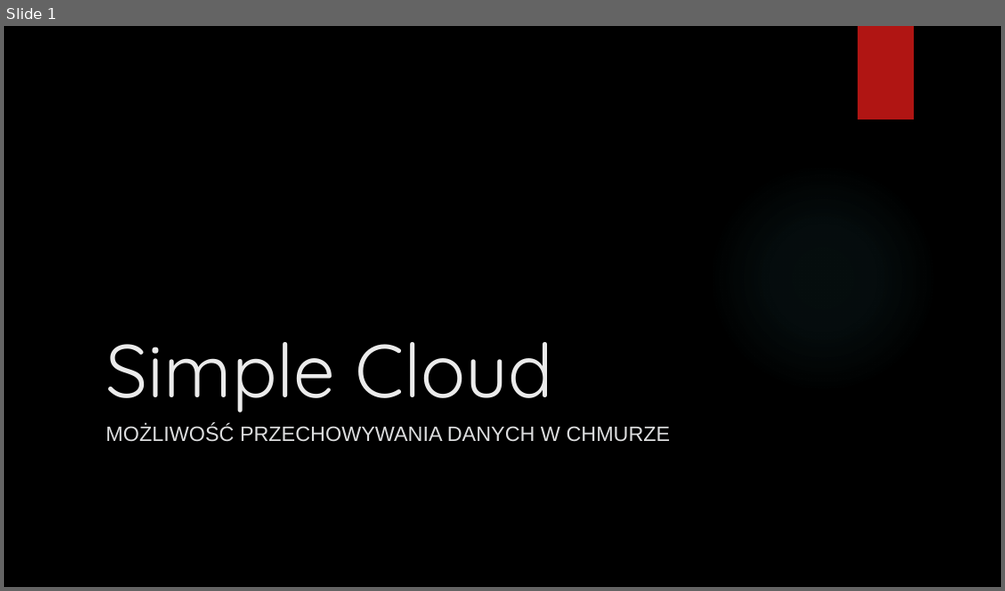
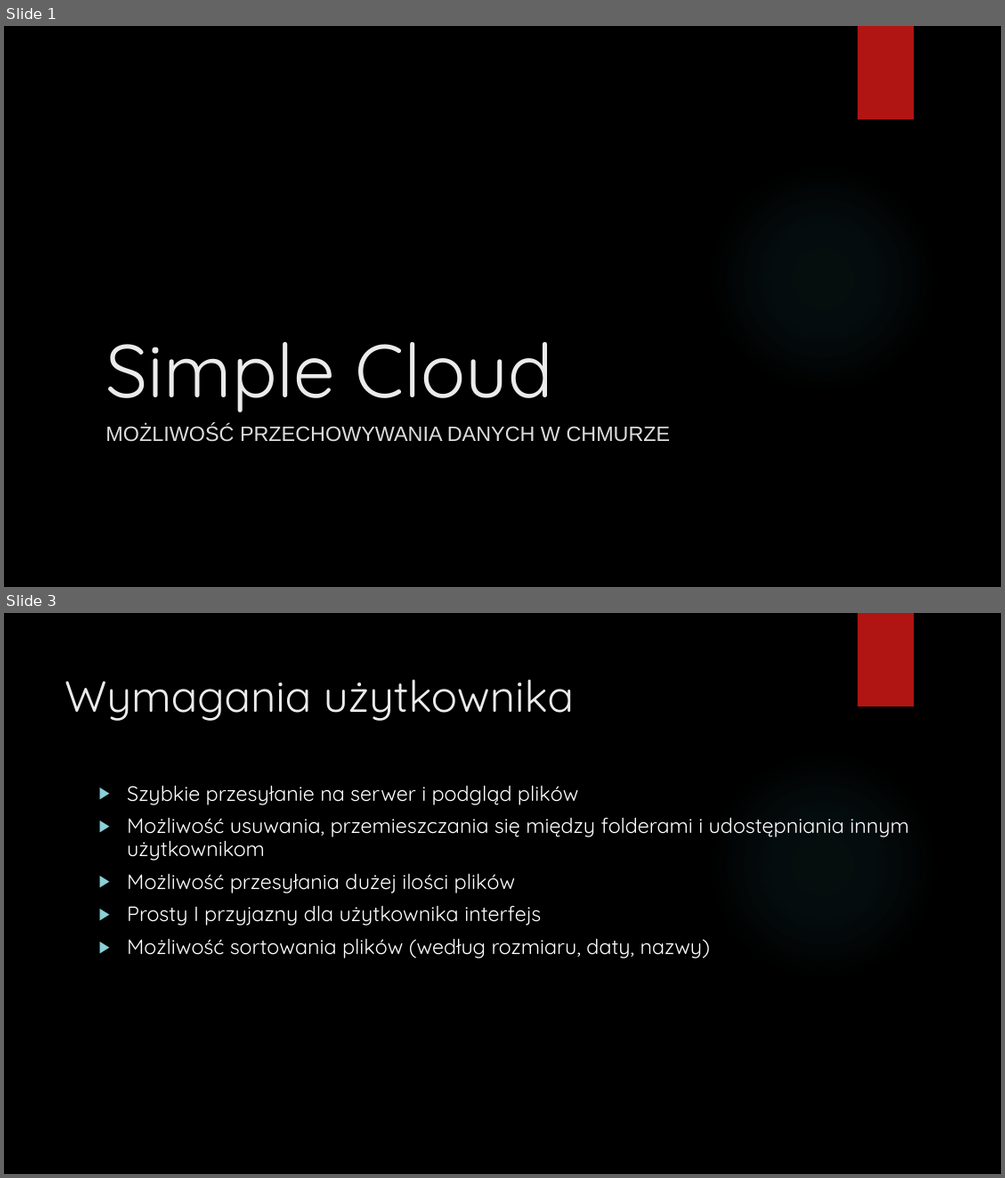
Before and after one commit to Flittis/SimpleCloud, a slide deck: SimpleCloud.pptx. Shown one above the other, each under a label of ours: slide 1 before the commit, slides 1 and 3 after it; the slides between them are not shown. The pictures are 1005x591 and 1005x1178 pixels, drawn with LibreOffice and Linux fonts; fonts in the diff are those of the drawing; background and template pictures are left out. Boxes give left, top, right and bottom in pixels: in the first picture for what was removed or moved away, otherwise in the second. Text is boxed around its words. In the diff, an @@ line names an element or a change of style, - is before the commit and + after.

```diff
--- a/SimpleCloud.pptx
+++ b/SimpleCloud.pptx
@@ slide 3 added at [4,613,1001,1174], background picture (left out); not listed: 2 template elements that a slide beside it also shows @@
@@ title added at [65,679,574,721], 42 pt, text #EBEBEB @@
+Wymagania użytkownika
@@ text added at [127,785,908,958], 20 pt, text #FFFFFF @@
+▶ Szybkie przesyłanie na serwer i podgląd plików
+▶ Możliwość usuwania, przemieszczania się między folderami i udostępniania innym użytkownikom
+▶ Możliwość przesyłania dużej ilości plików
+▶ Prosty I przyjazny dla użytkownika interfejs
+▶ Możliwość sortowania plików (według rozmiaru, daty, nazwy)
```
Also in this commit, not shown: 1 slide changed, 2 other slides added.
